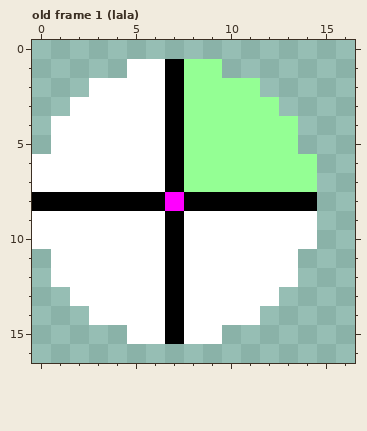
Two versions of one pixel-art file, assets/images/test.aseprite. Above: the version before the commit.
23x26 pixels, 3 frames. Shown: old frame 1 (lala): x 0..16, y 0..16.
And afterwards:
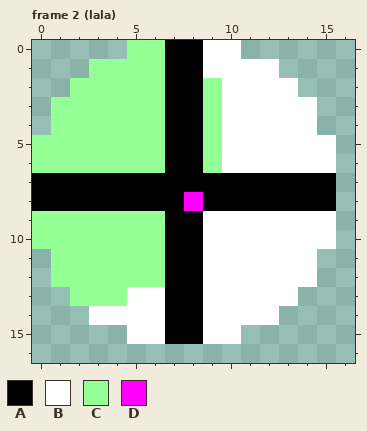
Palette (. is transparent): A #000000  B #ffffff  C #94ff94  D #ff00ff
A new or re-ordered frame is compared with the old frame closest to it.
Difference:
frames 3 -> 4
Changed rows in their new state; - is an unchanged pixel.
Frame 2 (lala) is new; against old frame 1 (lala), layers "pivot", "Layer 1", "ball":
first column x 0:
 0 -----CCAABB-----
 1 ---CCCC-ABBBB---
 2 --CCCCC-A-BBBB--
 3 -CCCCCC-A-BBBBB-
 4 -CCCCCC-A-BBBBB-
 5 CCCCCCC-A-BBBBBB
 6 CCCCCCC-A-BBBBBB
 7 AAAAAAA-AAAAAAAA
 8 -------AD------A
 9 CCCCCCC-A------B
10 CCCCCCC-A------B
11 -CCCCCC-A-----B-
12 -CCCCCC-A-----B-
13 --CCC---A----B--
14 --------A---B---
15 --------A-B-----
Boxes around the changes in both pictures, in picture pixels (x1, y1, x2, y2):
changed: (32, 40, 336, 344)
